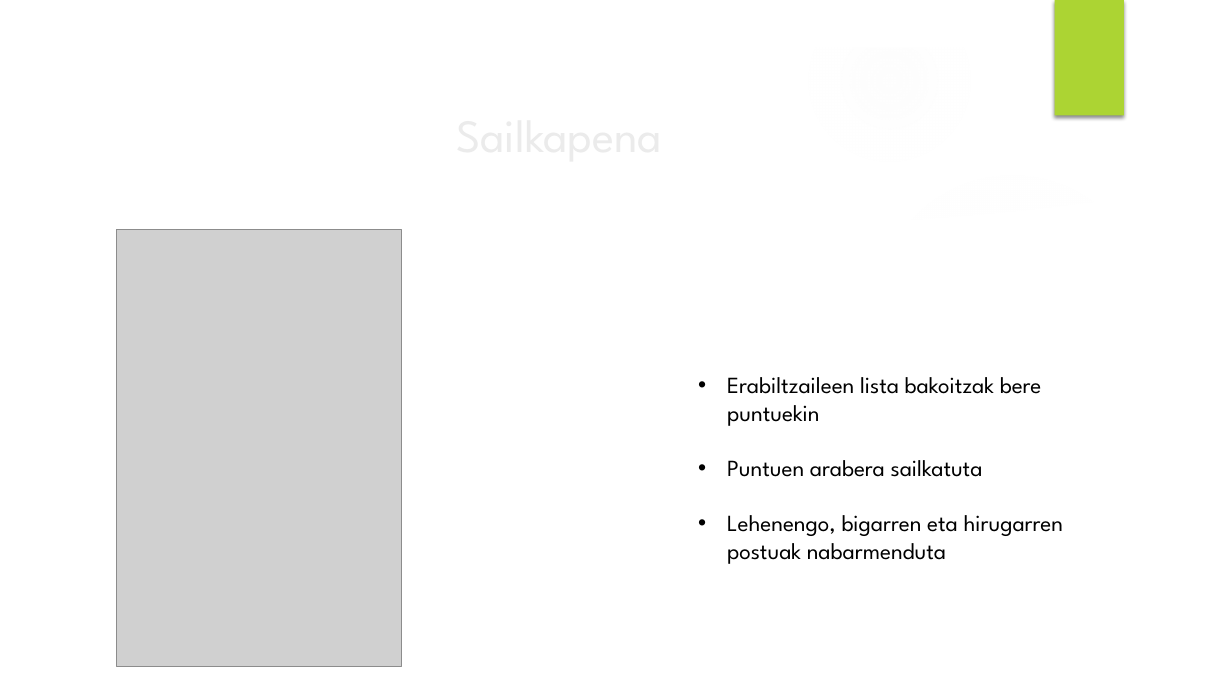
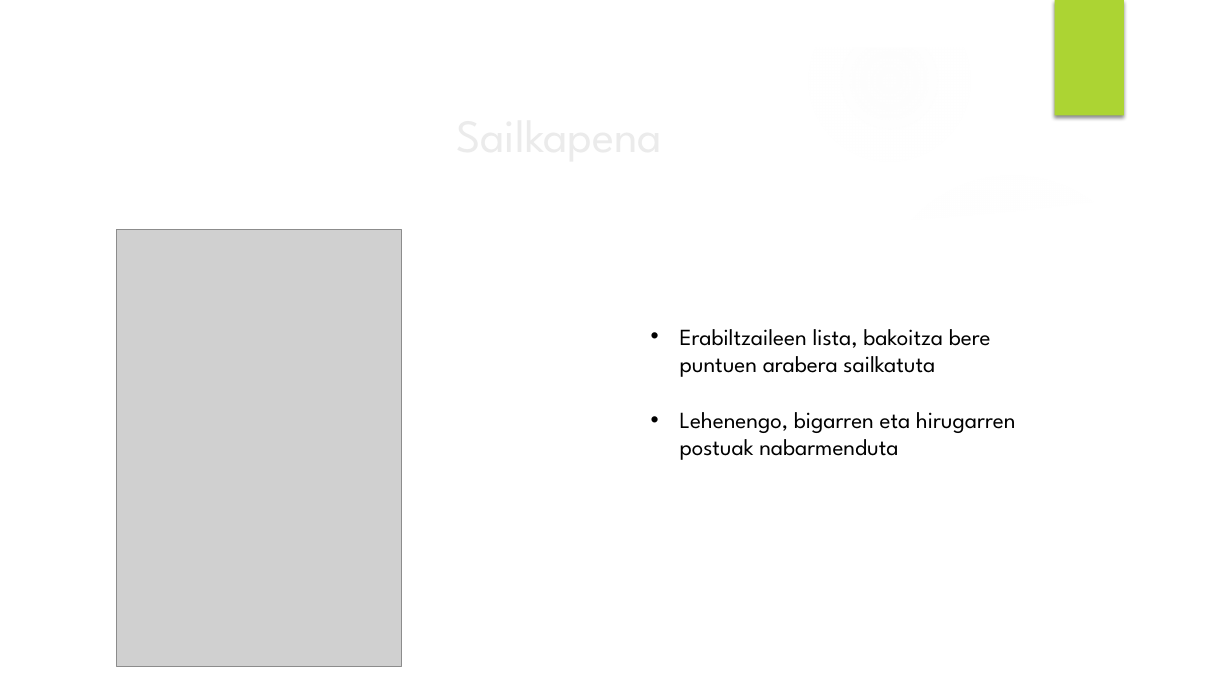
Before and after one commit to Iza666/EguneanBehin, a slide deck: slide 9 of Brain Pain powerpoint.pptx. Drawn at 1232x693 pixels with LibreOffice and Linux fonts; fonts in the diff are those of the drawing; grey boxes stand for pictures; background and template pictures are left out. Boxes give left, top, right and bottom in pixels: in the first picture for what was removed or moved away, otherwise in the second. Text is boxed around its words. In the diff, an @@ line names an element or a change of style, - is before the commit and + after.

```diff
--- a/Brain Pain powerpoint.pptx
+++ b/Brain Pain powerpoint.pptx
@@ text "Erabiltzaileen lista, bakoitza bere puntuen ...": place and size @@
-text "Erabiltzaileen lista, bakoitza bere puntuen ..." at bbox=[727, 377, 1063, 564]
+text "Erabiltzaileen lista, bakoitza bere puntuen ..." at bbox=[680, 329, 1015, 460]
@@ text at bbox=[680, 329, 991, 377]: text changed @@
-• Erabiltzaileen lista bakoitzak bere puntuekin
-• Puntuen arabera sailkatuta
+• Erabiltzaileen lista, bakoitza bere puntuen arabera sailkatuta
```
Also in this commit, not shown: 9 other slides changed, 2 slides added, 1 slide removed, 1 other file.
